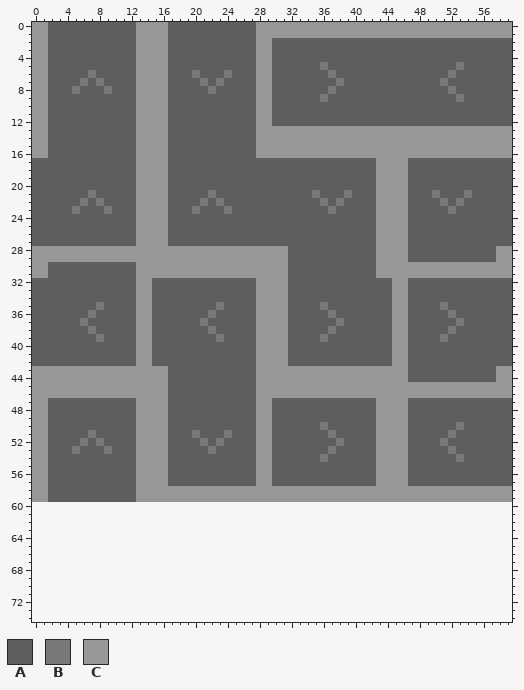
Sprite sheet, stored at assets/buildings.png. Above is the file before it was changed.
The file is 60x60 pixels. The old version is drawn lined up with the new one, on the new canvas.
Palette (. is transparent): A #5e5e5e  B #787878  C #979797
After:
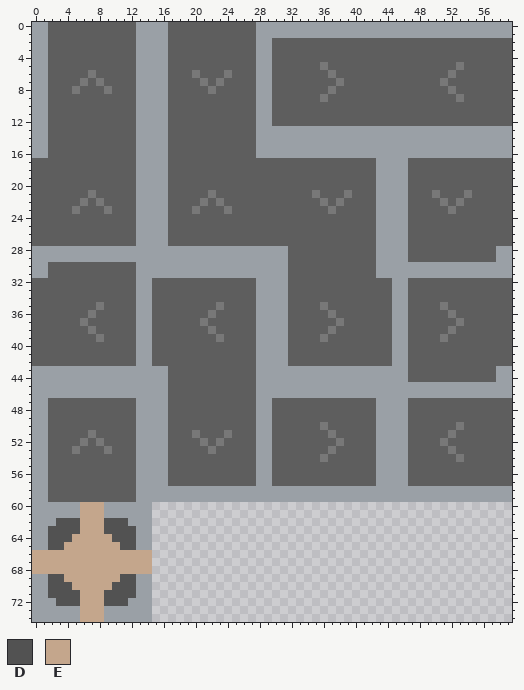
Colours new in this view: D #525252  E #c4a68c
Edits made:
canvas 60x60 -> 60x75
colour C: #979797 -> #9aa0a6
y 60..61: x 0..14 ............... -> CCCCCCEEECCCCCC
y 62: x 0..14 ............... -> CCCDDDEEEDDDCCC
y 63: x 0..14 ............... -> CCDDDDEEEDDDDCC
y 64: x 0..14 ............... -> CCDDDEEEEEDDDCC
y 65: x 0..14 ............... -> CCDDEEEEEEEDDCC
y 66..68: x 0..14 ............... -> EEEEEEEEEEEEEEE
y 69: x 0..14 ............... -> CCDDEEEEEEEDDCC
y 70: x 0..14 ............... -> CCDDDEEEEEDDDCC
y 71: x 0..14 ............... -> CCDDDDEEEDDDDCC
y 72: x 0..14 ............... -> CCCDDDEEEDDDCCC
y 73..74: x 0..14 ............... -> CCCCCCEEECCCCCC
Pixel boxes of the changes (left, top, right, bottom) in both pictures:
changed: (32, 22, 512, 622)
